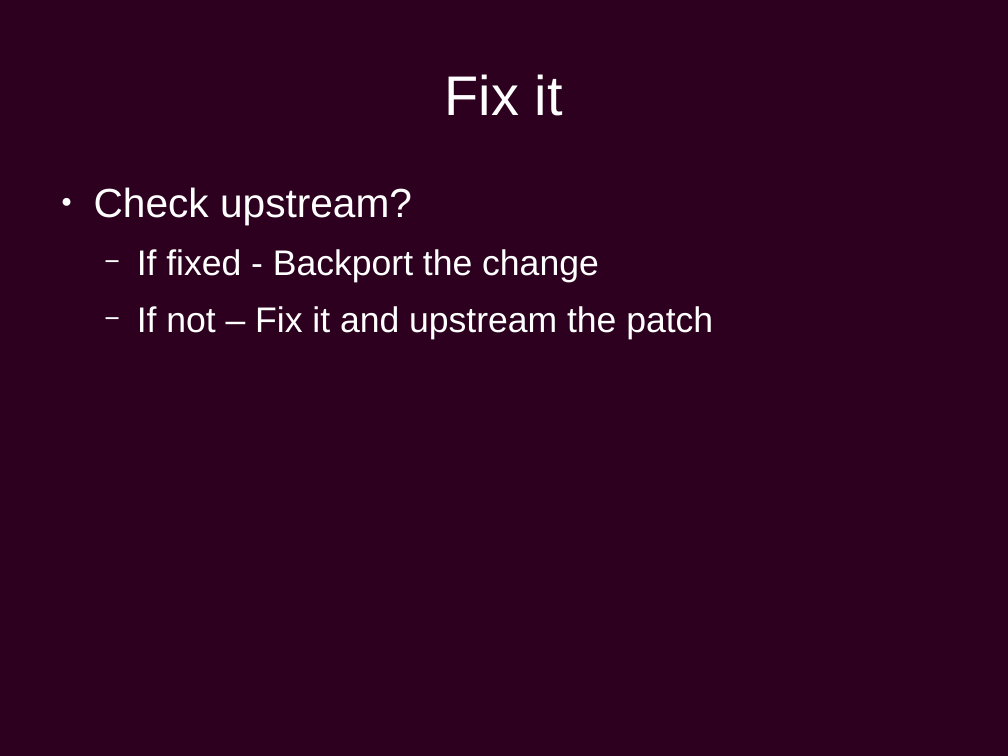
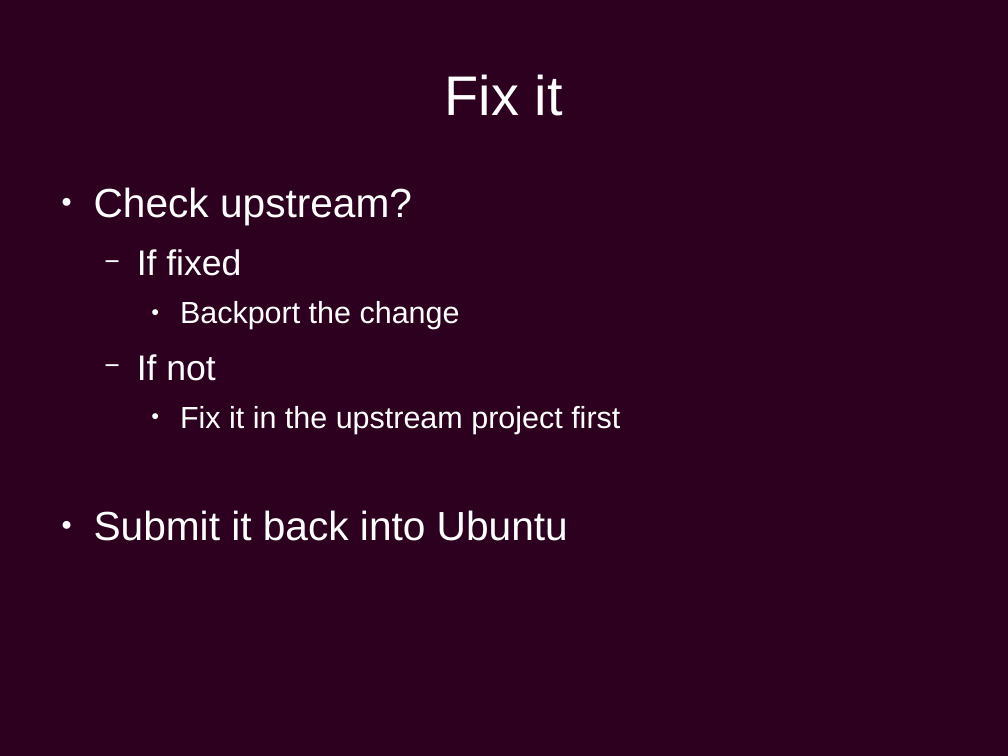
Before and after one commit to chiluk/presentations, a slide deck: slide 14 of Ubuntu Development.odp (slide 12 before the commit). Drawn at 1008x756 pixels with LibreOffice and Linux fonts; fonts in the diff are those of the drawing; background and template pictures are left out. Boxes give left, top, right and bottom in pixels: in the first picture for what was removed or moved away, otherwise in the second. Text is boxed around its words. In the diff, an @@ line names an element or a change of style, - is before the commit and + after.

```diff
--- a/Ubuntu Development.odp
+++ b/Ubuntu Development.odp
@@ text at (94,249,620,541): text changed; size 28 to 24 pt @@
-  − If fixed - Backport the change
-  − If not – Fix it and upstream the patch
+  − If fixed
+    ● Backport the change
+  − If not
+    ● Fix it in the upstream project first
+● Submit it back into Ubuntu
```
Also in this commit, not shown: 23 other slides changed, 5 slides added.
